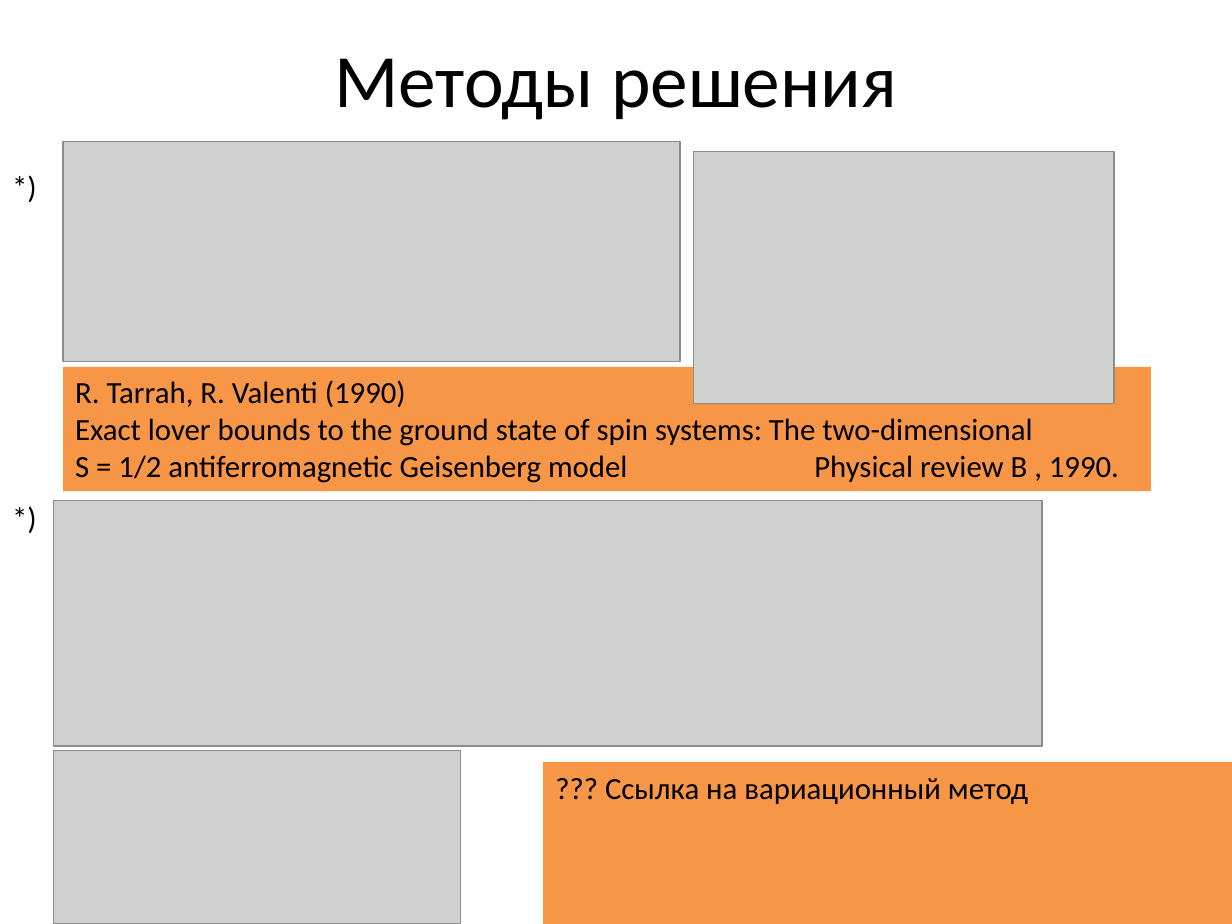
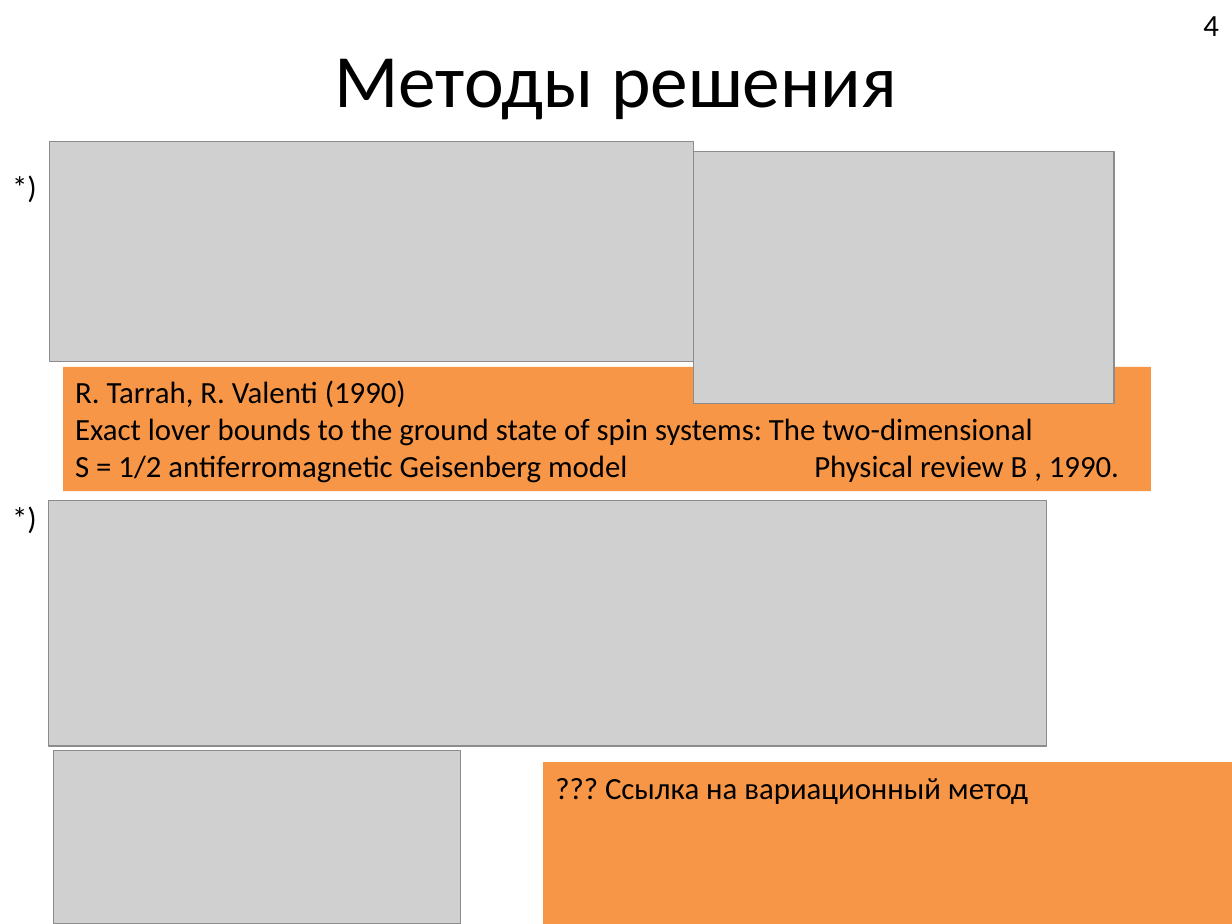
Before and after one commit to FeelUsM/zadrotstvo1, a slide deck: slide 5 of LaTeX-поделки/Системы спинов 1.pptx. Drawn at 1232x924 pixels with LibreOffice and Linux fonts; fonts in the diff are those of the drawing; grey boxes stand for pictures. Boxes give left, top, right and bottom in pixels: in the first picture for what was removed or moved away, otherwise in the second. Text is boxed around its words. In the diff, an @@ line names an element or a change of style, - is before the commit and + after.

```diff
--- a/LaTeX-поделки/Системы спинов 1.pptx
+++ b/LaTeX-поделки/Системы спинов 1.pptx
@@ text added at box(1203, 16, 1219, 36), 18 pt, text #000000 @@
+4
@@ picture: place and size @@
-picture at box(63, 142, 680, 362)
+picture at box(49, 142, 694, 362)
@@ picture: place and size @@
-picture at box(53, 500, 1042, 745)
+picture at box(49, 500, 1047, 745)
```
Also in this commit, not shown: 12 other slides changed, 2 slides added, 2 slides removed, 8 other files.
